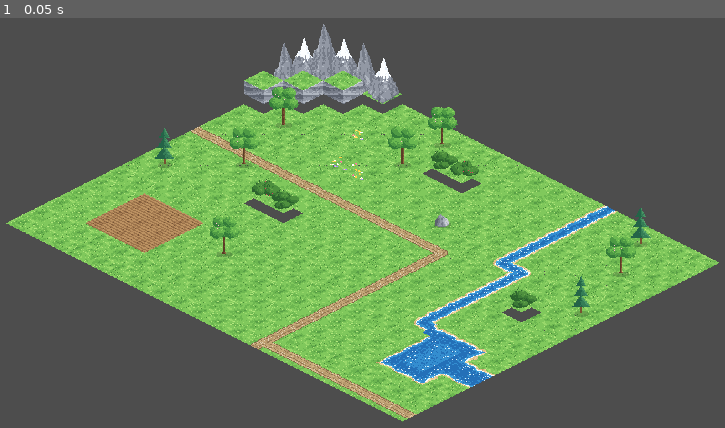
Above: before the commit, frame 1.
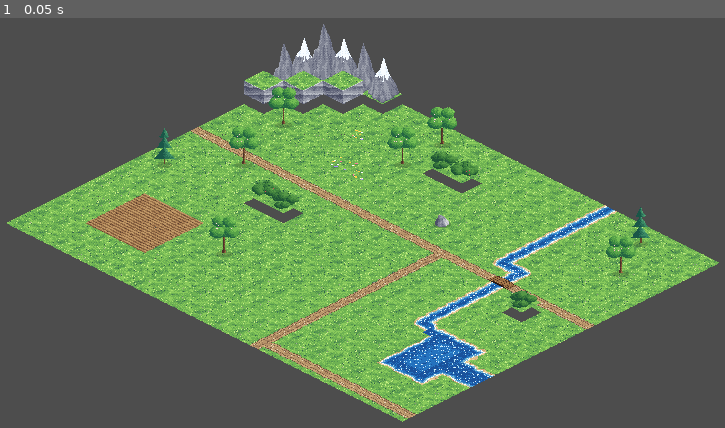
Above: after the commit, the same moment.

Repository: Longuspong/Axiom
Game: Godot game, scene res://scenes/map_demo.tscn
The game is run twice, just before and just after one commit, with the same random seed, the same clock (stepped at 60 frames per second) and the same inputs.
Inputs:
- Up to frame 1 (0.05 s): no input

The runs differ from the first frame. In frame 1, 11% of the frame differs, in the area x 0-99%, y 1-99%.

Commit message:
Upgrade tileset to HD-2D look; add bridge and ford tiles
- Native 128x64 pixel density (no 2x upscale) for finer, richer tiles
- Hue-shifted color ramps (cool shadows, warm highlights), two-layer
  water sparkle, turquoise shallows, grass tufts and pebble details
- New crossings: wooden bridge (arched plank deck, EW/NS) and ford with
  stepping stones (EW/NS); demo map now crosses the river via bridge
- Docs and GDD updated accordingly

Co-Authored-By: Claude Fable 5 <noreply@anthropic.com>
Claude-Session: https://claude.ai/code/session_01NrZNRCvcKb9rF5RjnTPicD

Diff:
--- a/assets/tiles/terrain_tileset.tres
+++ b/assets/tiles/terrain_tileset.tres
@@ -230,6 +230,22 @@
 7:6/0/custom_data_0 = "water"
 7:6/0/custom_data_1 = 0
 7:6/0/custom_data_2 = false
+0:7/0 = 0
+0:7/0/custom_data_0 = "bridge"
+0:7/0/custom_data_1 = 1
+0:7/0/custom_data_2 = true
+1:7/0 = 0
+1:7/0/custom_data_0 = "bridge"
+1:7/0/custom_data_1 = 1
+1:7/0/custom_data_2 = true
+2:7/0 = 0
+2:7/0/custom_data_0 = "ford"
+2:7/0/custom_data_1 = 2
+2:7/0/custom_data_2 = true
+3:7/0 = 0
+3:7/0/custom_data_0 = "ford"
+3:7/0/custom_data_1 = 2
+3:7/0/custom_data_2 = true
 
 [sub_resource type="TileSetAtlasSource" id="TileSetAtlasSource_tall"]
 texture = ExtResource("2_tall")
--- a/scenes/map_demo.gd
+++ b/scenes/map_demo.gd
@@ -10,6 +10,7 @@
 ##   R  Strasse (Auto-Verbindung)        W  See (Auto-Ufer)
 ##   M  Berg    C  Klippe/Plateau        B  dichtes Gestrüpp
 ##   T  Laubbaum    P  Nadelbaum         O  Findling
+##   =  Brücke (Deck E-W über N-S-Fluss)
 
 const MAP: Array[String] = [
 	"MMMM..........r.....",
@@ -18,7 +19,7 @@
 	"C......T......r...T.",
 	"..T..FF.......r.....",
 	"...........O..rr....",
-	"RRRRRRRRRRRRR..r...P",
+	"RRRRRRRRRRRRRRR=RRRR",
 	"...T........R..r.B..",
 	".....BB.....R..r....",
 	".P..........R..r....",
@@ -69,9 +70,11 @@
 		"D":
 			ground.set_cell(pos, TileIds.GROUND_SRC, TileIds.FIELD)
 		"r":
-			ground.set_cell(pos, TileIds.GROUND_SRC, TileIds.RIVER[_conn_mask(x, y, "rW")])
+			ground.set_cell(pos, TileIds.GROUND_SRC, TileIds.RIVER[_conn_mask(x, y, "rW=")])
 		"R":
-			ground.set_cell(pos, TileIds.GROUND_SRC, TileIds.ROAD[_conn_mask(x, y, "R")])
+			ground.set_cell(pos, TileIds.GROUND_SRC, TileIds.ROAD[_conn_mask(x, y, "R=")])
+		"=":
+			ground.set_cell(pos, TileIds.GROUND_SRC, TileIds.BRIDGE_EW)
 		"W":
 			ground.set_cell(pos, TileIds.GROUND_SRC, _lake_tile(x, y))
 		"M":
@@ -104,7 +107,7 @@
 
 
 func _is_water(c: String) -> bool:
-	return c == "r" or c == "W"
+	return c == "r" or c == "W" or c == "="
 
 
 ## Bitmaske der verbundenen Nachbarn (N=1, E=2, S=4, W=8).
--- a/scripts/tile_ids.gd
+++ b/scripts/tile_ids.gd
@@ -29,6 +29,10 @@
 const WATER_DEEP := Vector2i(5, 6)
 const WATER_LILY := Vector2i(6, 6)
 const WATER_ROCKS := Vector2i(7, 6)
+const BRIDGE_EW := Vector2i(0, 7)
+const BRIDGE_NS := Vector2i(1, 7)
+const FORD_EW := Vector2i(2, 7)
+const FORD_NS := Vector2i(3, 7)
 const MOUNTAIN_A := Vector2i(0, 0)
 const MOUNTAIN_SNOW := Vector2i(1, 0)
 const CLIFF := Vector2i(2, 0)
Binary file changed: assets/tiles/terrain_ground.png
Binary file changed: assets/tiles/terrain_tall.png
Binary file changed: docs/preview_map.png
Not shown, changed: GDD.md
Not shown, changed: docs/TILESET.md
Not shown, changed: tools/generate_tileset.py
Not shown, changed: tools/render_preview.py
